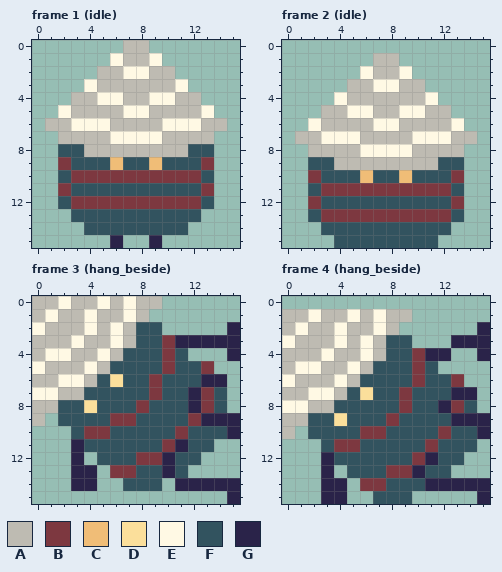
Pixel-art file -- asset_sources/gfx/player.aseprite. This is how it looked before the edit.
16x16 pixels, 4 frames. Shown: frame 1 (idle), frame 2 (idle), frame 3 (hang_beside), frame 4 (hang_beside).
Palette (. is transparent): A #bebbb2  B #7d3840  C #f0bd77  D #fbdf9b  E #fff9e4  F #32535f  G #2a2349
Now the later version:
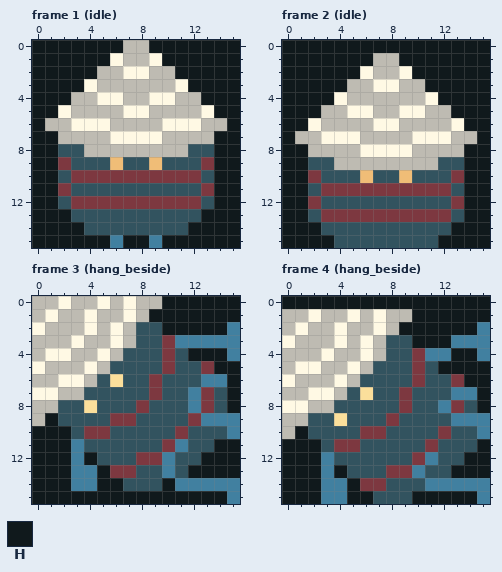
Colours new in this view: H #10191c
Difference:
layer "bkg" added
@@ palette @@
-G #2a2349
+G #4180a0
--- frame 1 (idle), layer "bkg"
@@ x 0..15 @@
- 0 .......AA.......
- 1 ......EAAE......
- 2 .....AAEEAA.....
- 3 ....EAAAAAAE....
- 4 ...AAEEAAEEAA...
- 5 ..EAAAAEEAAAAE..
- 6 .AAEEEAAAAEEEAA.
- 7 ..AAAAEEEEAAAA..
- 8 ..FFAAAAAAAAFF..
- 9 ..BFFFCFFCFFFB..
-10 ..FBBBBBBBBBBF..
-11 ..BFFFFFFFFFFB..
-12 ..FBBBBBBBBBBF..
-13 ...FFFFFFFFFF...
-14 ....FFFFFFFF....
-15 ......G..G......
+ 0 HHHHHHHAAHHHHHHH
+ 1 HHHHHHEAAEHHHHHH
+ 2 HHHHHAAEEAAHHHHH
+ 3 HHHHEAAAAAAEHHHH
+ 4 HHHAAEEAAEEAAHHH
+ 5 HHEAAAAEEAAAAEHH
+ 6 HAAEEEAAAAEEEAAH
+ 7 HHAAAAEEEEAAAAHH
+ 8 HHFFAAAAAAAAFFHH
+ 9 HHBFFFCFFCFFFBHH
+10 HHFBBBBBBBBBBFHH
+11 HHBFFFFFFFFFFBHH
+12 HHFBBBBBBBBBBFHH
+13 HHHFFFFFFFFFFHHH
+14 HHHHFFFFFFFFHHHH
+15 HHHHHHGHHGHHHHHH
--- frame 2 (idle), layer "bkg"
@@ x 0..15 @@
- 0 ................
- 1 .......AA.......
- 2 ......EAAE......
- 3 .....AAEEAA.....
- 4 ....EAAAAAAE....
- 5 ...AAEEAAEEAA...
- 6 ..EAAAAEEAAAAE..
- 7 .AAEEEAAAAEEEAA.
- 8 ..AAAAEEEEAAAA..
- 9 ..FFAAAAAAAAFF..
-10 ..BFFFCFFCFFFB..
-11 ..FBBBBBBBBBBF..
-12 ..BFFFFFFFFFFB..
-13 ..FBBBBBBBBBBF..
-14 ...FFFFFFFFFF...
-15 ....FFFFFFFF....
+ 0 HHHHHHHHHHHHHHHH
+ 1 HHHHHHHAAHHHHHHH
+ 2 HHHHHHEAAEHHHHHH
+ 3 HHHHHAAEEAAHHHHH
+ 4 HHHHEAAAAAAEHHHH
+ 5 HHHAAEEAAEEAAHHH
+ 6 HHEAAAAEEAAAAEHH
+ 7 HAAEEEAAAAEEEAAH
+ 8 HHAAAAEEEEAAAAHH
+ 9 HHFFAAAAAAAAFFHH
+10 HHBFFFCFFCFFFBHH
+11 HHFBBBBBBBBBBFHH
+12 HHBFFFFFFFFFFBHH
+13 HHFBBBBBBBBBBFHH
+14 HHHFFFFFFFFFFHHH
+15 HHHHFFFFFFFFHHHH
--- frame 3 (hang_beside), layer "bkg"
@@ x 0..15 @@
- 0 AAEAAEAEAA......
- 1 AEAAEAAEA.......
- 2 EAAAEAEAFF.....G
+ 0 AAEAAEAEAAHHHHHH
+ 1 AEAAEAAEAHHHHHHH
+ 2 EAAAEAEAFFHHHHHG
  3 AAAEAAEAFFBGGGGG
- 4 AEEAAEAFFFBF...G
- 5 EAAAEAFFFFBFFB..
- 6 AAEEAFDFFBFFFGG.
- 7 EEAAFFFFFBFFGBF.
- 8 AAFFDFFFBFFFGBF.
- 9 A.FFFFBBFFFFBGGG
-10 ...FBBFFFFFBFFFG
-11 ...GFFFFFFBGFF..
-12 ...G.FFFBBGFF...
-13 ...GG.BBFFGF....
-14 ...GG..FFF.GGGGG
-15 ...............G
+ 4 AEEAAEAFFFBFHHHG
+ 5 EAAAEAFFFFBFFBHH
+ 6 AAEEAFDFFBFFFGGH
+ 7 EEAAFFFFFBFFGBFH
+ 8 AAFFDFFFBFFFGBFH
+ 9 AHFFFFBBFFFFBGGG
+10 HHHFBBFFFFFBFFFG
+11 HHHGFFFFFFBGFFHH
+12 HHHGHFFFBBGFFHHH
+13 HHHGGHBBFFGFHHHH
+14 HHHGGHHFFFHGGGGG
+15 HHHHHHHHHHHHHHHG
--- frame 4 (hang_beside), layer "bkg"
@@ x 0..15 @@
- 0 ................
- 1 AAEAAEAEAA......
- 2 AEAAEAAEA......G
- 3 EAAAEAEAFF...GGG
- 4 AAAEAAEAFFBGG..G
- 5 AEEAAEAFFFBF....
- 6 EAAAEAFFFFBFFB..
- 7 AAEEAFDFFBFFFGG.
- 8 EEAAFFFFFBFFGBF.
+ 0 HHHHHHHHHHHHHHHH
+ 1 AAEAAEAEAAHHHHHH
+ 2 AEAAEAAEAHHHHHHG
+ 3 EAAAEAEAFFHHHGGG
+ 4 AAAEAAEAFFBGGHHG
+ 5 AEEAAEAFFFBFHHHH
+ 6 EAAAEAFFFFBFFBHH
+ 7 AAEEAFDFFBFFFGGH
+ 8 EEAAFFFFFBFFGBFH
  9 AAFFDFFFBFFFFGGG
-10 A.FFFFBBFFFFBFFG
-11 ...FBBFFFFFBFFF.
-12 ...GFFFFFFBGFF..
-13 ...G.FFFBBGFF...
-14 ...GG.BBFFFGGGGG
-15 ...GG..FFF.....G
+10 AHFFFFBBFFFFBFFG
+11 HHHFBBFFFFFBFFFH
+12 HHHGFFFFFFBGFFHH
+13 HHHGHFFFBBGFFHHH
+14 HHHGGHBBFFFGGGGG
+15 HHHGGHHFFFHHHHHG
